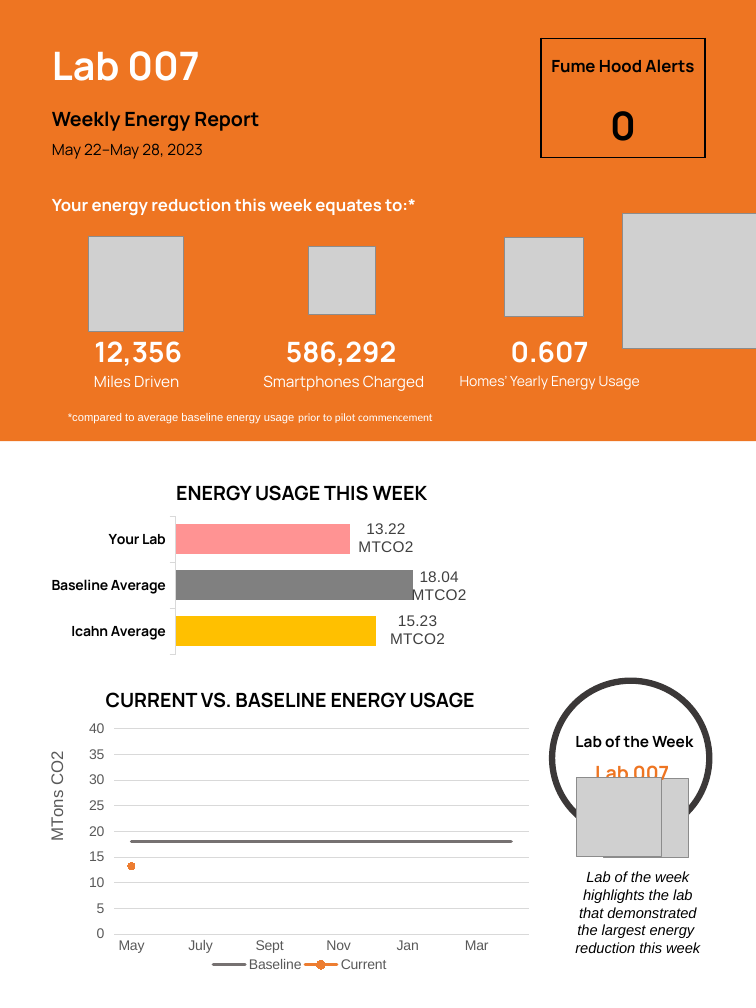
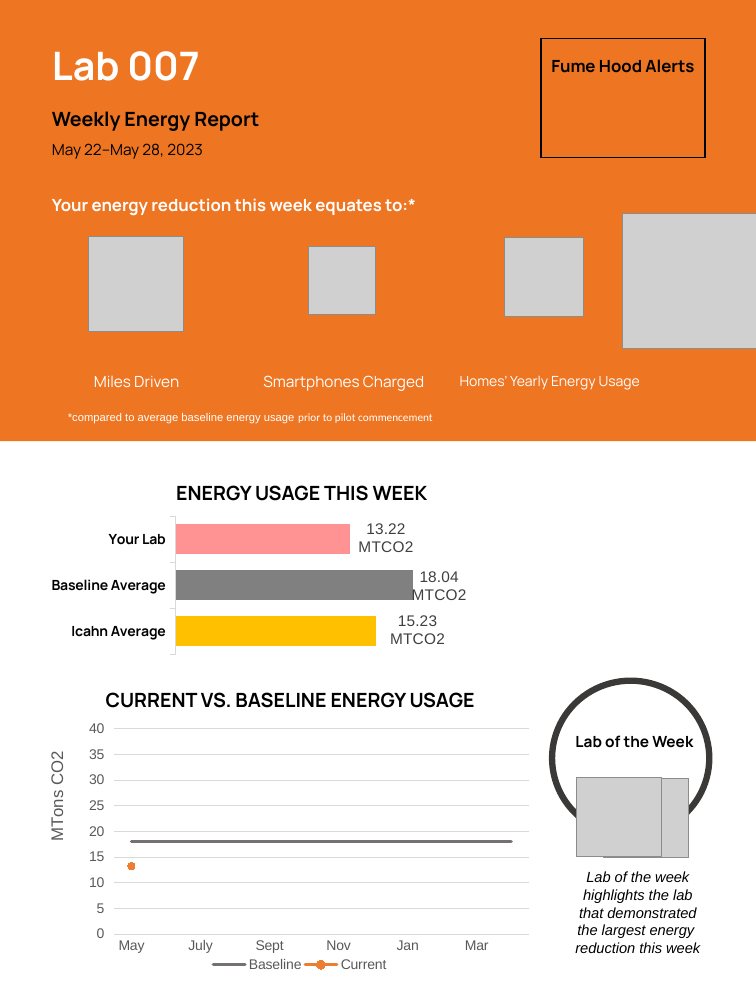
Before and after one commit to nshaff3r/Evidn-Lab-Generator, a slide deck: slide 1 of input.pptx (slide 2 before the commit). Drawn at 756x1008 pixels with LibreOffice and Linux fonts; fonts in the diff are those of the drawing; grey boxes stand for pictures. Boxes give left, top, right and bottom in pixels: in the first picture for what was removed or moved away, otherwise in the second. Text is boxed around its words. In the diff, an @@ line names an element or a change of style, - is before the commit and + after.

```diff
--- a/input.pptx
+++ b/input.pptx
@@ table at box(541, 38, 706, 158) @@
-row 2, column 1: 0
+row 2, column 1: 
@@ table at box(35, 241, 652, 410) @@
-row 2: 12,356 / Miles Driven | 586,292 / Smartphones Charged | 0.607 / Homes’ Yearly Energy Usage
+row 2: Miles Driven | Smartphones Charged | Homes’ Yearly Energy Usage
@@ text removed at box(595, 762, 669, 787) @@
-Lab 007
```
Also in this commit, not shown: 1 other slide changed, 2 other files.
